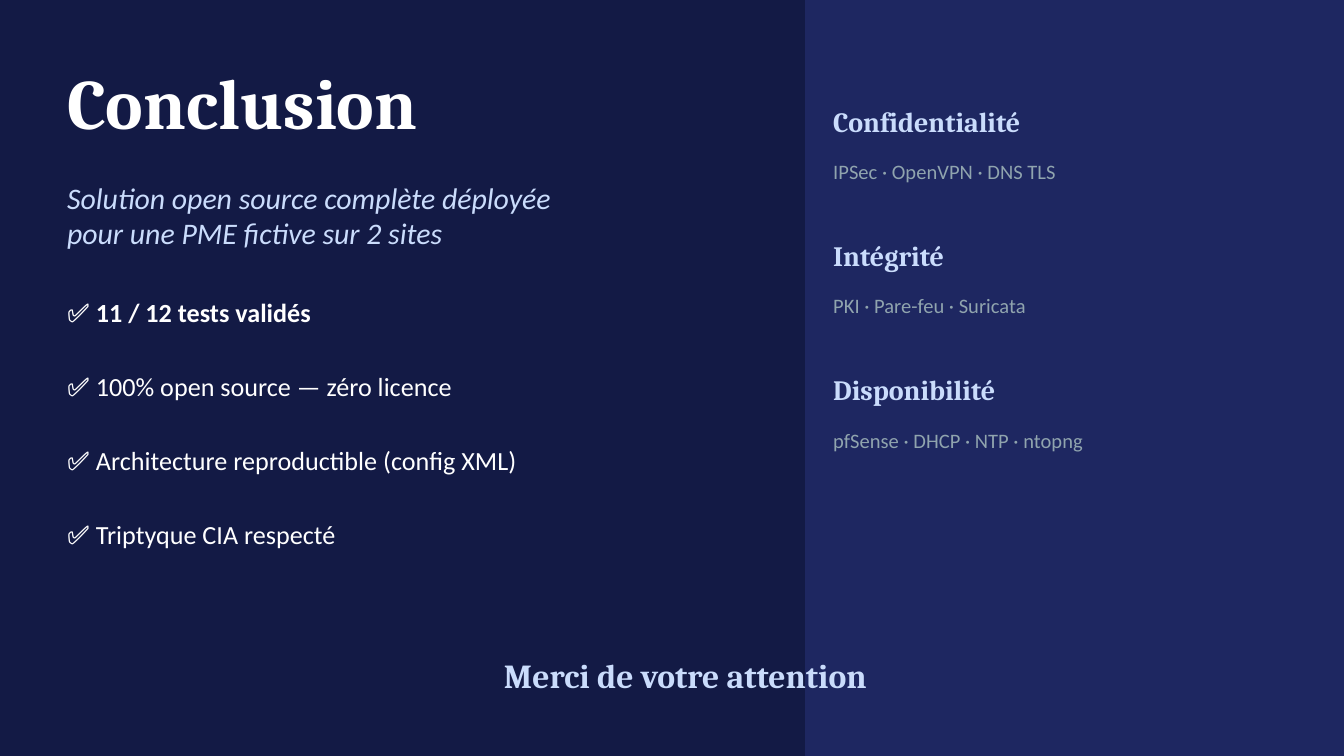
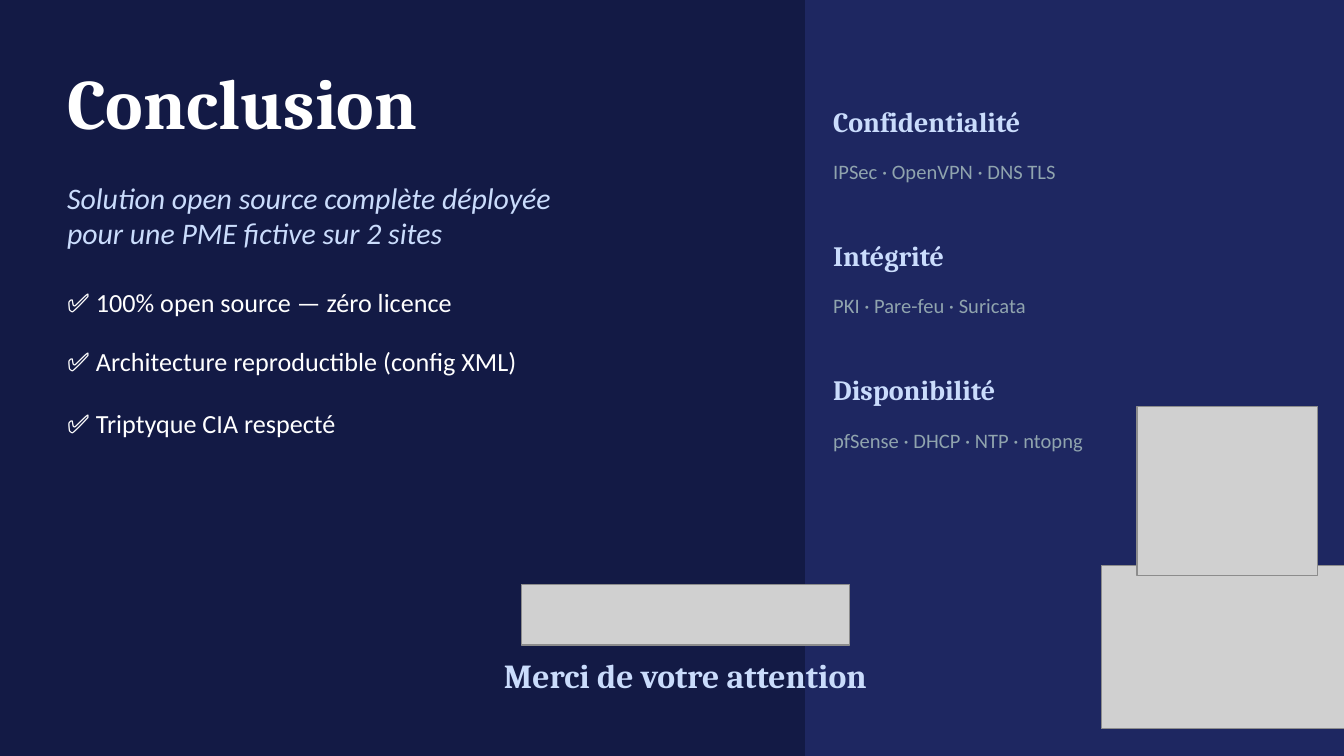
Before and after one commit to Adri1-rvt/ARCOS, a slide deck: slide 14 of ARCOS_Presentation.pptx. Drawn at 1344x756 pixels with LibreOffice and Linux fonts; fonts in the diff are those of the drawing; grey boxes stand for pictures. Boxes give left, top, right and bottom in pixels: in the first picture for what was removed or moved away, otherwise in the second. Text is boxed around its words. In the diff, an @@ line names an element or a change of style, - is before the commit and + after.

```diff
--- a/ARCOS_Presentation.pptx
+++ b/ARCOS_Presentation.pptx
@@ text "✅ 100% open source — ..." moved from (x1=96, y1=378, x2=452, y2=401) to (x1=96, y1=294, x2=452, y2=317) @@
@@ text removed at (x1=96, y1=303, x2=310, y2=322) @@
-✅ 11 / 12 tests validés
@@ text "✅ Architecture reproductible (config XML)" moved from (x1=96, y1=451, x2=516, y2=475) to (x1=96, y1=352, x2=516, y2=376) @@
@@ text "✅ Triptyque CIA respecté" moved from (x1=96, y1=526, x2=335, y2=549) to (x1=96, y1=415, x2=335, y2=438) @@
@@ picture added at (x1=1137, y1=406, x2=1318, y2=575) @@
@@ picture added at (x1=1101, y1=566, x2=1344, y2=728) @@
@@ picture added at (x1=521, y1=585, x2=849, y2=645) @@
```
Also in this commit, not shown: 13 other slides changed, 8 other files.
